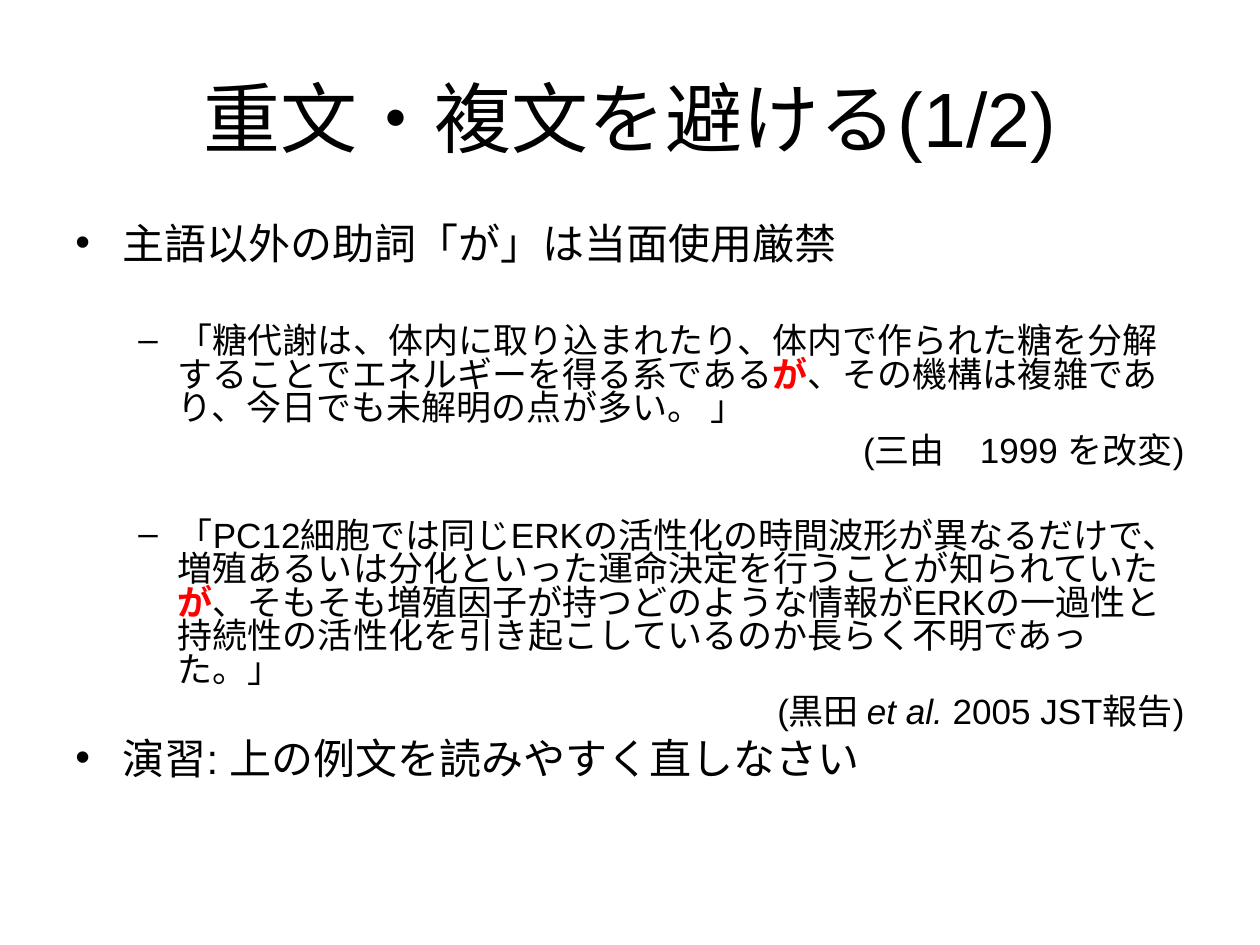
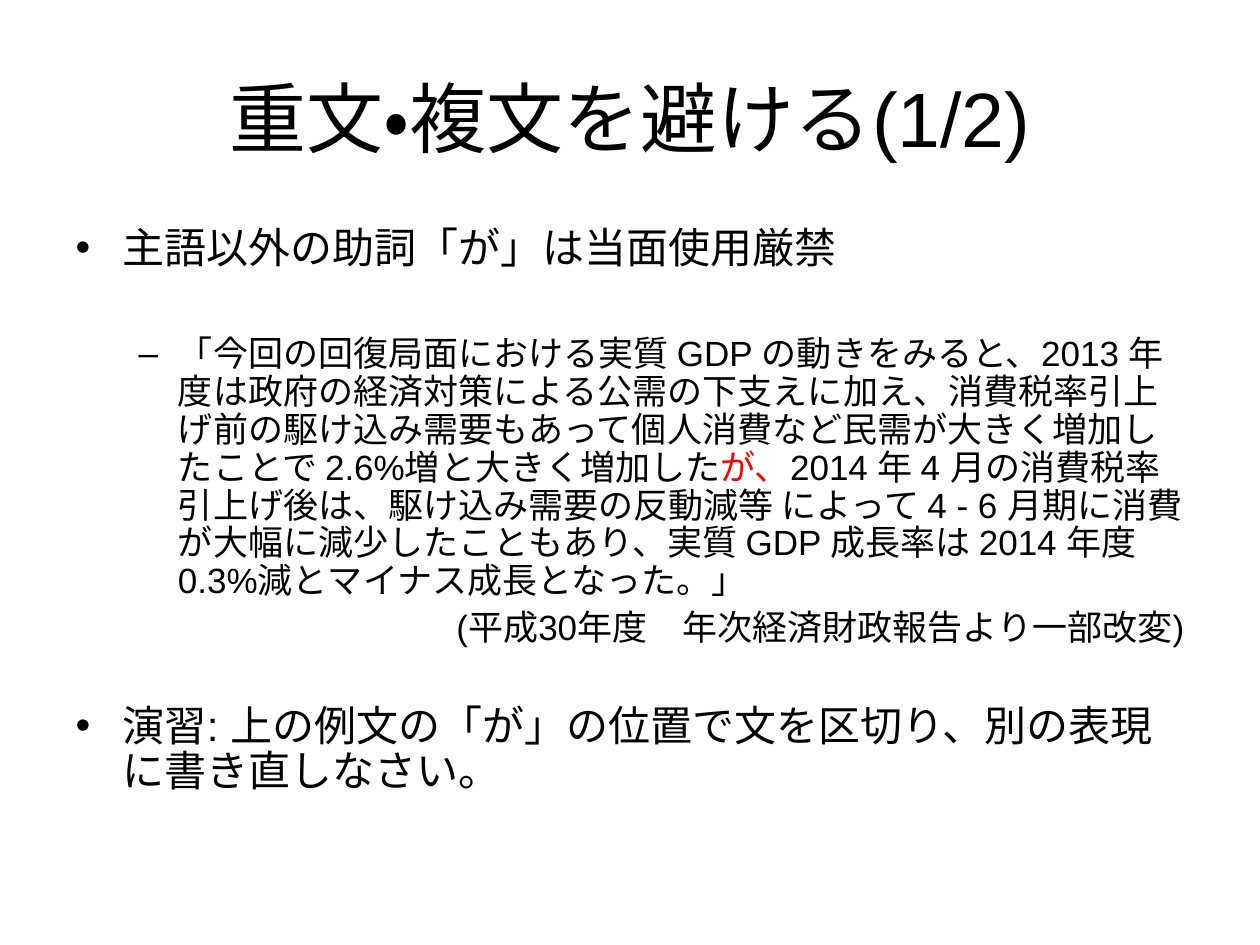
Before and after one commit to yugism/Writing, a slide deck: slide 6 of writing02.ppt. Drawn at 1260x945 pixels with LibreOffice and Linux fonts; fonts in the diff are those of the drawing. Boxes give left, top, right and bottom in pixels: in the first picture for what was removed or moved away, otherwise in the second. Text is boxed around its words. In the diff, an @@ line names an element or a change of style, - is before the commit and + after.

Commit message:
例文差し替え
前編：「文と文をつなぐ原則」追加
後編：例文差し替え

```diff
--- a/writing02.ppt
+++ b/writing02.ppt
@@ title "重文・複文を避ける(1/2)" rewrapped from bbox=[204, 82, 1056, 163] to bbox=[229, 82, 1030, 163] @@
@@ text at bbox=[123, 227, 837, 267]: line spacing 0.8 to 0.9 @@
@@ text at bbox=[123, 336, 1184, 790]: text changed @@
-  – 「糖代謝は、体内に取り込まれたり、体内で作られた糖を分解することでエネルギーを得る系であるが、その機構は複雑であり、今日でも未解明の点が多い。 」
-  (三由 1999 を改変)
-  – 「PC12細胞では同じERKの活性化の時間波形が異なるだけで、増殖あるいは分化といった運命決定を行うことが知られていたが、そもそも増殖因子が持つどのような情報がERKの一過性と持続性の活性化を引き起こしているのか長らく不明であった。」
-  (黒田 et al. 2005 JST報告)
-• 演習: 上の例文を読みやすく直しなさい
+  – 「今回の回復局面における実質 GDP の動きをみると、2013 年度は政府の経済対策による公需の下支えに加え、消費税率引上げ前の駆け込み需要もあって個人消費など民需が大きく増加したことで 2.6%増と大きく増加したが、2014 年 4 月の消費税率引上げ後は、駆け込み需要の反動減等 によって 4 - 6 月期に消費が大幅に減少したこともあり、実質 GDP 成長率は 2014 年度 0.3%減とマイナス成長となった。」
+  (平成30年度 年次経済財政報告より一部改変)
+• 演習: 上の例文の「が」の位置で文を区切り、別の表現に書き直しなさい。
```
Also in this commit, not shown: 4 other slides changed, 1 slide added, 1 slide removed, 1 other file.
